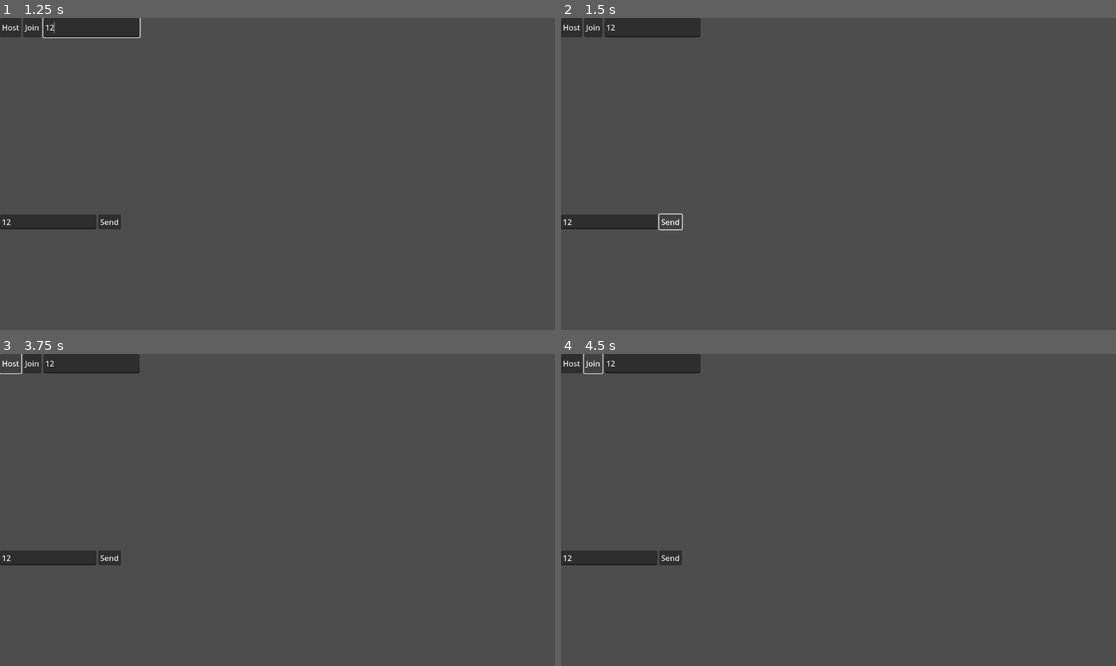
Above: before the commit, frames 1-4 (two rows, left to right).
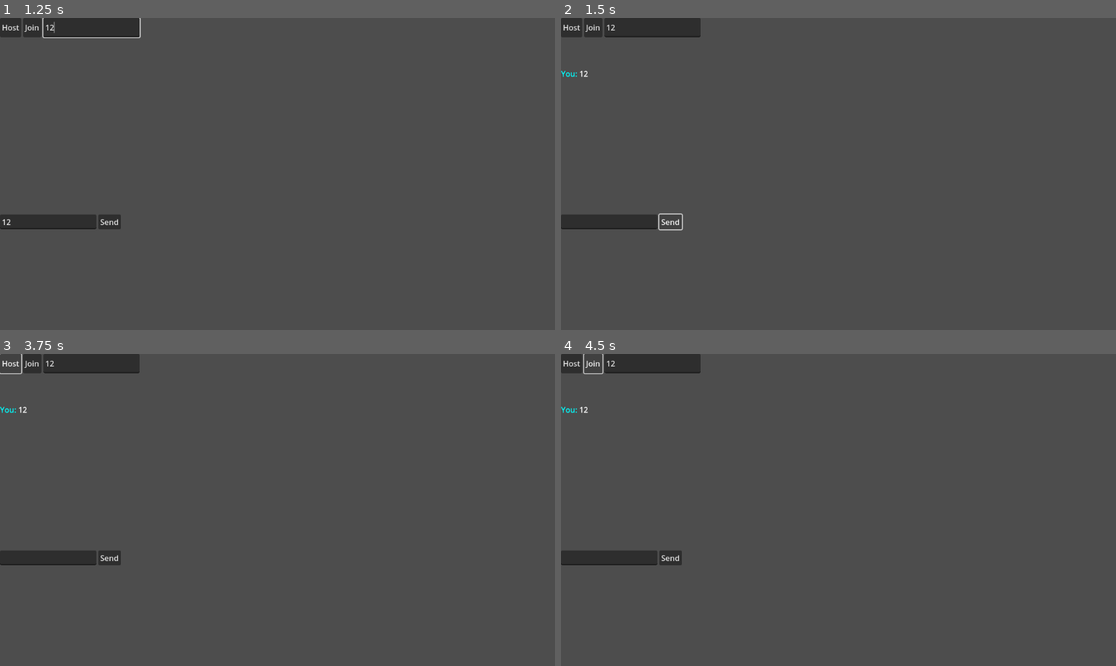
Above: after the commit, the same moments.

Repository: adnjoo/slimefall-2
Game: Godot game, scene res://scenes/ChatRoom.tscn
Same seed, same stepped clock (60 frames per second), same inputs: the game is played once before the commit and once after it.
Inputs (mouse positions are in pixels of both pictures, inside the frame that each line leads up to):
- Up to frame 1 (1.25 s): click (49, 220) at 0.52 s; type "12" at 0.6 s; click (88, 27) at 0.75 s; type "12" at 0.83 s
- Up to frame 2 (1.5 s): click "Send" at 1.25 s
- Up to frame 3 (3.75 s): click "Send" at 2 s; click "Send" at 2.75 s; click "Host" at 3.5 s
- Up to frame 4 (4.5 s): click "Join" at 4.25 s

Frame 1 is identical in both runs. In frame 2, less than 0.1% of the frame differs, in the area x 0-5%, y 16-67%; in frame 3, less than 0.1%; in frame 4, less than 0.1%.
Error before the commit: Parse Error: Identifier "GDSync" not declared in the current scope. (res://scripts/ChatRoom.gd:19)

Commit message:
plugin edit (#9)

Diff:
--- a/project.godot
+++ b/project.godot
@@ -8,6 +8,12 @@
 
 config_version=5
 
+[GD-Sync]
+
+version="0.7"
+publicKey=""
+privateKey=""
+
 [application]
 
 config/name="New Game Project"
@@ -15,6 +21,14 @@
 config/features=PackedStringArray("4.3", "Mobile")
 config/icon="res://icon.svg"
 
+[autoload]
+
+GDSync="*res://addons/GD-Sync/MultiplayerClient.gd"
+
+[editor_plugins]
+
+enabled=PackedStringArray("res://addons/GD-Sync/plugin.cfg")
+
 [rendering]
 
 renderer/rendering_method="mobile"
